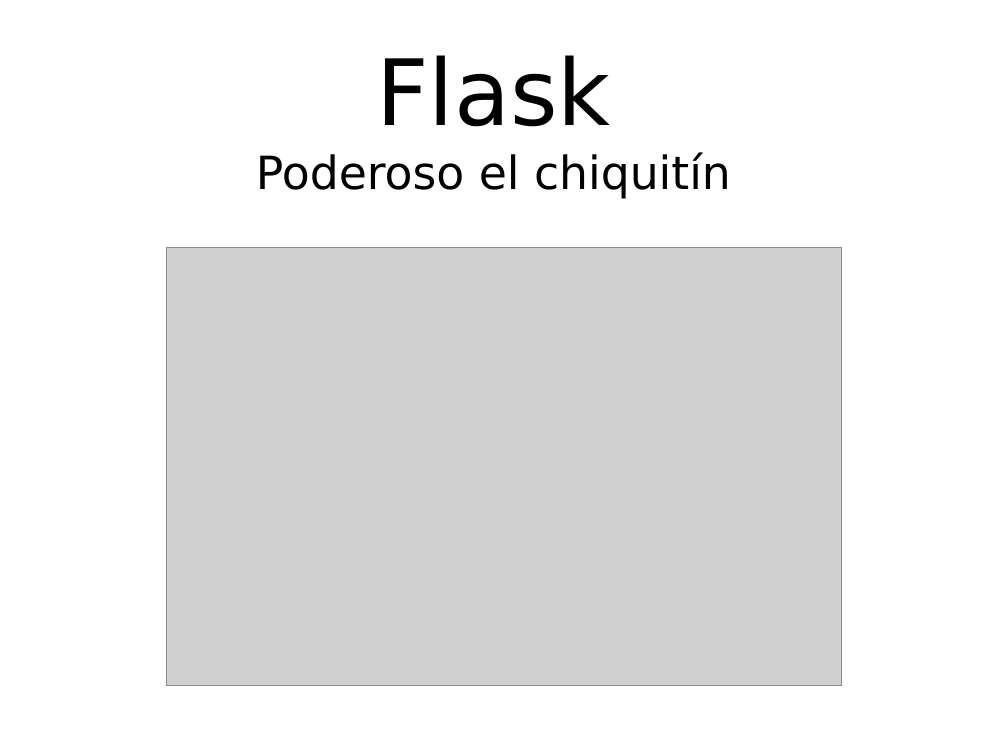
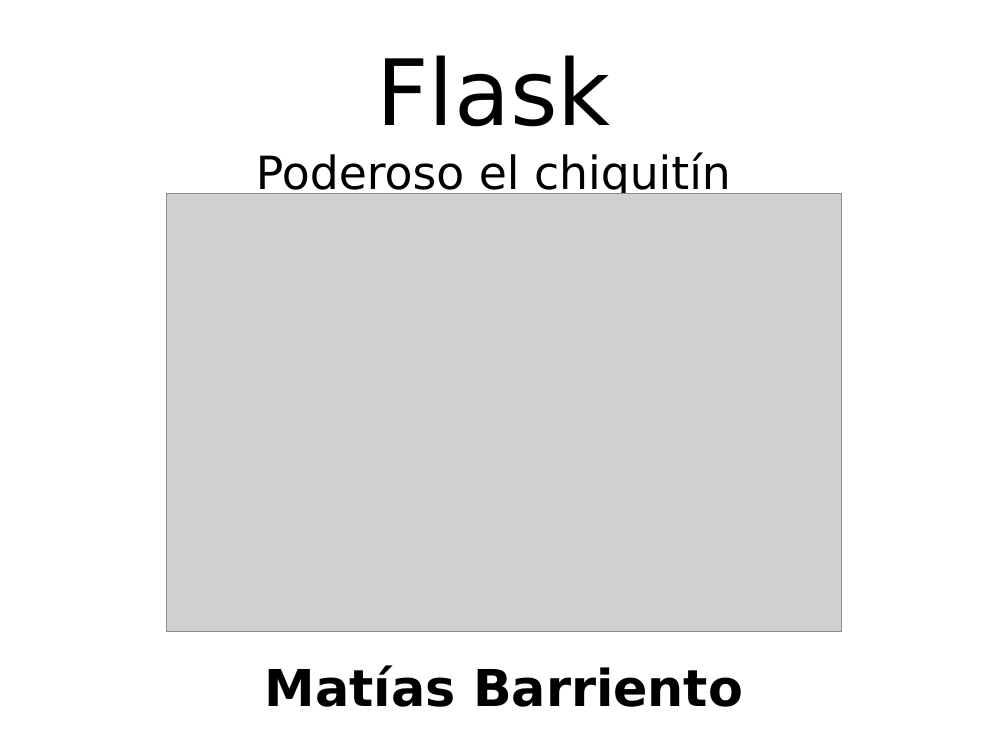
Before and after one commit to matibarriento/flask-pec, a slide deck: slide 1 of flaskpec.odp. Drawn at 1008x756 pixels with LibreOffice and Linux fonts; fonts in the diff are those of the drawing; grey boxes stand for pictures. Boxes give left, top, right and bottom in pixels: in the first picture for what was removed or moved away, otherwise in the second. Text is boxed around its words. In the diff, an @@ line names an element or a change of style, - is before the commit and + after.

```diff
--- a/flaskpec.odp
+++ b/flaskpec.odp
@@ picture: place and size @@
-picture at box(166, 247, 842, 685)
+picture at box(166, 193, 842, 631)
@@ text added at box(265, 665, 743, 707), 40 pt, text #000000, bold @@
+Matías Barriento
```
Also in this commit, not shown: 4 other slides changed, 4 slides added, 8 slides removed, 1 other file.
